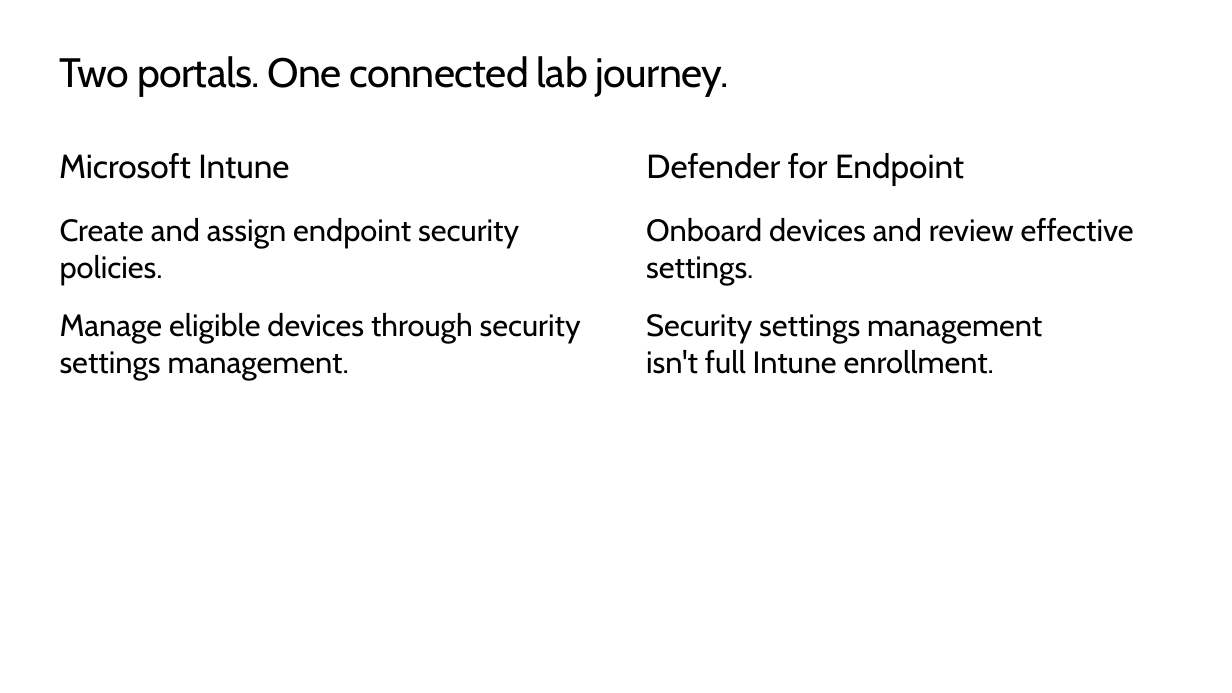
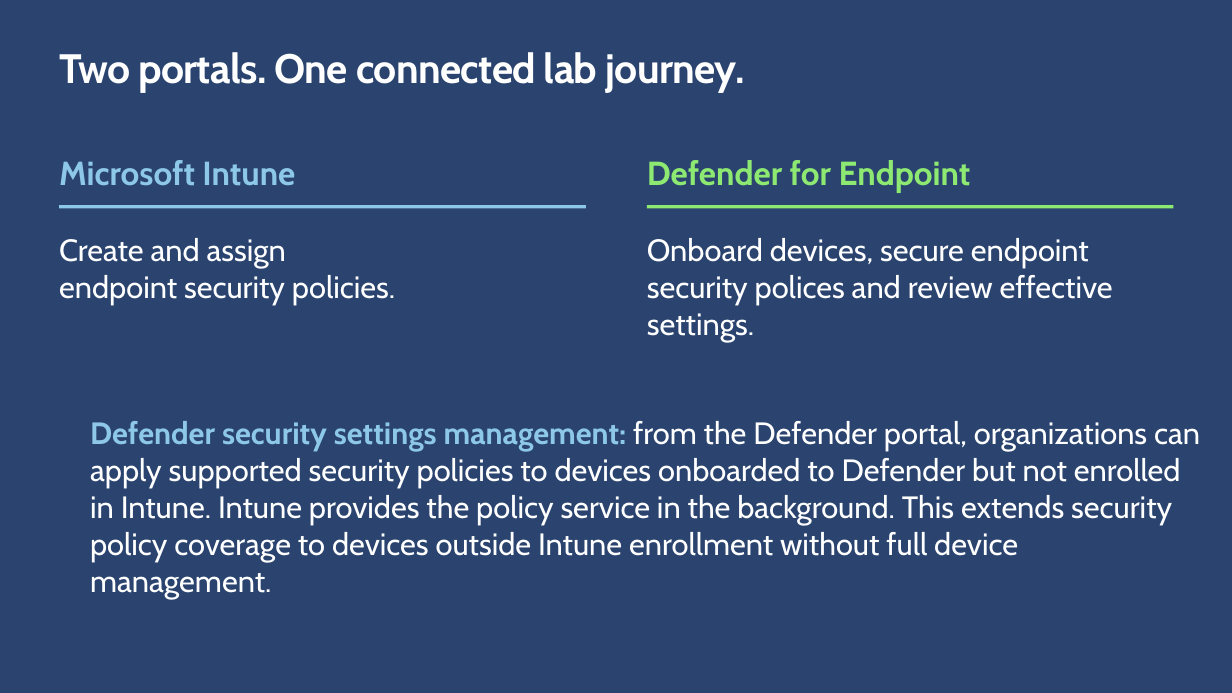
Before and after one commit to microsoft/ignite26-LAB712, a slide deck: slide 3 of docs/slides/LAB712-context-Ignite-2026.pptx. Drawn at 1232x693 pixels with LibreOffice and Linux fonts; fonts in the diff are those of the drawing; background and template pictures are left out. Boxes give left, top, right and bottom in pixels: in the first picture for what was removed or moved away, otherwise in the second. Text is boxed around its words. In the diff, an @@ line names an element or a change of style, - is before the commit and + after.

```diff
--- a/docs/slides/LAB712-context-Ignite-2026.pptx
+++ b/docs/slides/LAB712-context-Ignite-2026.pptx
@@ background #FFFFFF to #2A446F @@
@@ title "Two portals. One connected lab ..." at (59, 52, 744, 93): text colour #000000 to #FFFFFF, bold on; more space between paragraphs @@
@@ text "Microsoft Intune": place and size @@
-text "Microsoft Intune" at (59, 153, 289, 179)
+text "Microsoft Intune" at (59, 160, 295, 186)
@@ text "Microsoft Intune" at (59, 160, 295, 186): text colour #000000 to #8DC8E8, bold on; more space between paragraphs @@
@@ text "Defender for Endpoint": place and size @@
-text "Defender for Endpoint" at (646, 153, 964, 186)
+text "Defender for Endpoint" at (647, 160, 971, 193)
@@ text "Defender for Endpoint" at (647, 160, 971, 193): text colour #000000 to #8DE971, bold on; more space between paragraphs @@
@@ rectangle added at (59, 205, 586, 209), fill #8DC8E8 @@
@@ rectangle added at (647, 205, 1174, 209), fill #8DE971 @@
@@ text "Create and assign endpoint security ...": place and size @@
-text "Create and assign endpoint security ..." at (60, 218, 581, 380)
+text "Create and assign endpoint security ..." at (59, 238, 395, 305)
@@ text "Create and assign endpoint security ..." at (59, 238, 395, 305): text colour #000000 to #FFFFFF; more space between paragraphs @@
@@ text at (647, 238, 1113, 305): text changed; text colour #000000 to #FFFFFF @@
-Onboard devices and review effective settings.
-Security settings management
-isn't full Intune enrollment.
+Onboard devices, secure endpoint security polices and review effective settings.
@@ text at (60, 313, 581, 380): paragraph removed @@
-Manage eligible devices through security settings management.
@@ text added at (90, 421, 1200, 599), 24 pt, text #FFFFFF @@
+Defender security settings management: from the Defender portal, organizations can apply supported security policies to devices onboarded to Defender but not enrolled in Intune. Intune provides the policy service in the background. This extends security policy coverage to devices outside Intune enrollment without full device management.
```
Also in this commit, not shown: 5 other slides changed, 2 slides removed, 2 other files.
